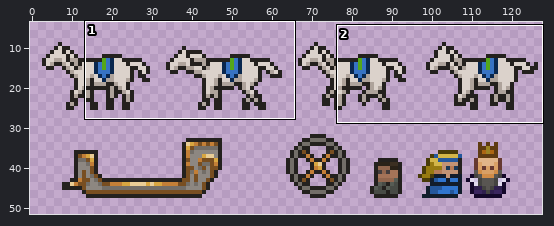
Two states of a sprite sheet, Art/royal_carriage.png. Above, an overview of the earlier version with the close-up marked.
Close-up. Earlier state:
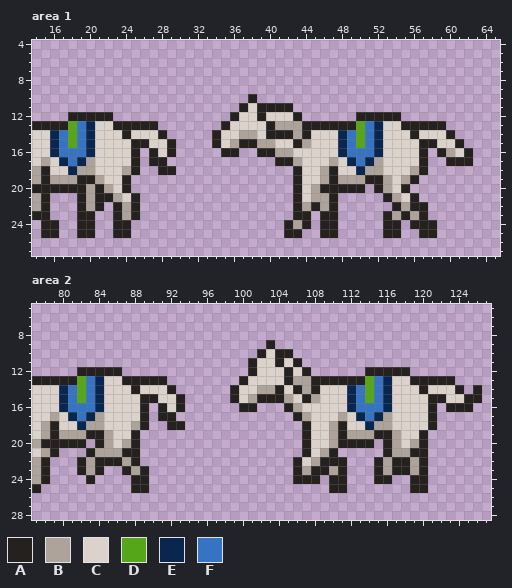
The file is 128x64 pixels. Colours within 5 levels of each other are drawn and written as one. Shown: area 1: x 14..65, y 4..27; area 2: x 77..127, y 5..28. The wide view leaves out empty margins.
Palette (. is transparent): A #24211e  B #aea39b  C #dbd2cb  D #55a719  E #09274e  F #3773c3
The same view after the edit:
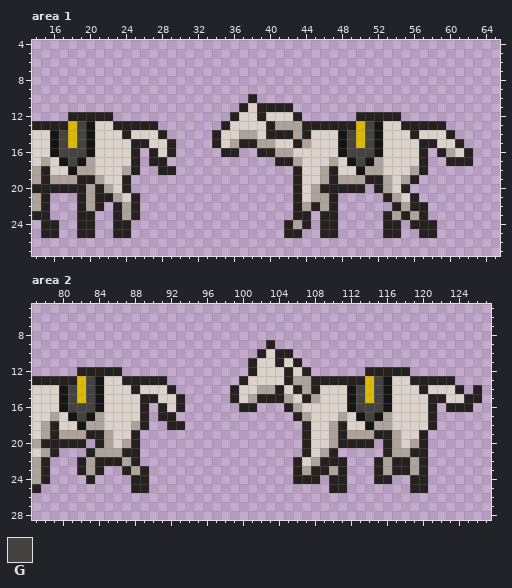
Colours new in this view: G #444340
From old to new:
colour D: #55a719 -> #dbba07
colour E: #09274e -> #151514
Area 1:
y 13: x 19 F -> G; x 51 F -> G
y 14..15: x 17 F -> G; x 19 F -> G; x 49 F -> G; x 51 F -> G
y 16: x 17..19 FFF -> GGG; x 49..51 FFF -> GGG
y 17: x 18 F -> G; x 50 F -> G
Area 2:
y 13: x 83 F -> G; x 115 F -> G
y 14..15: x 81 F -> G; x 83 F -> G; x 113 F -> G; x 115 F -> G
y 16: x 81..83 FFF -> GGG; x 113..115 FFF -> GGG
y 17: x 82 F -> G; x 114 F -> G
Boxes around the changes in both close-ups, in picture pixels (x1, y1, x2, y2):
changed: (50, 121, 95, 175)
changed: (338, 121, 383, 175)
changed: (59, 376, 104, 430)
changed: (347, 376, 392, 430)
